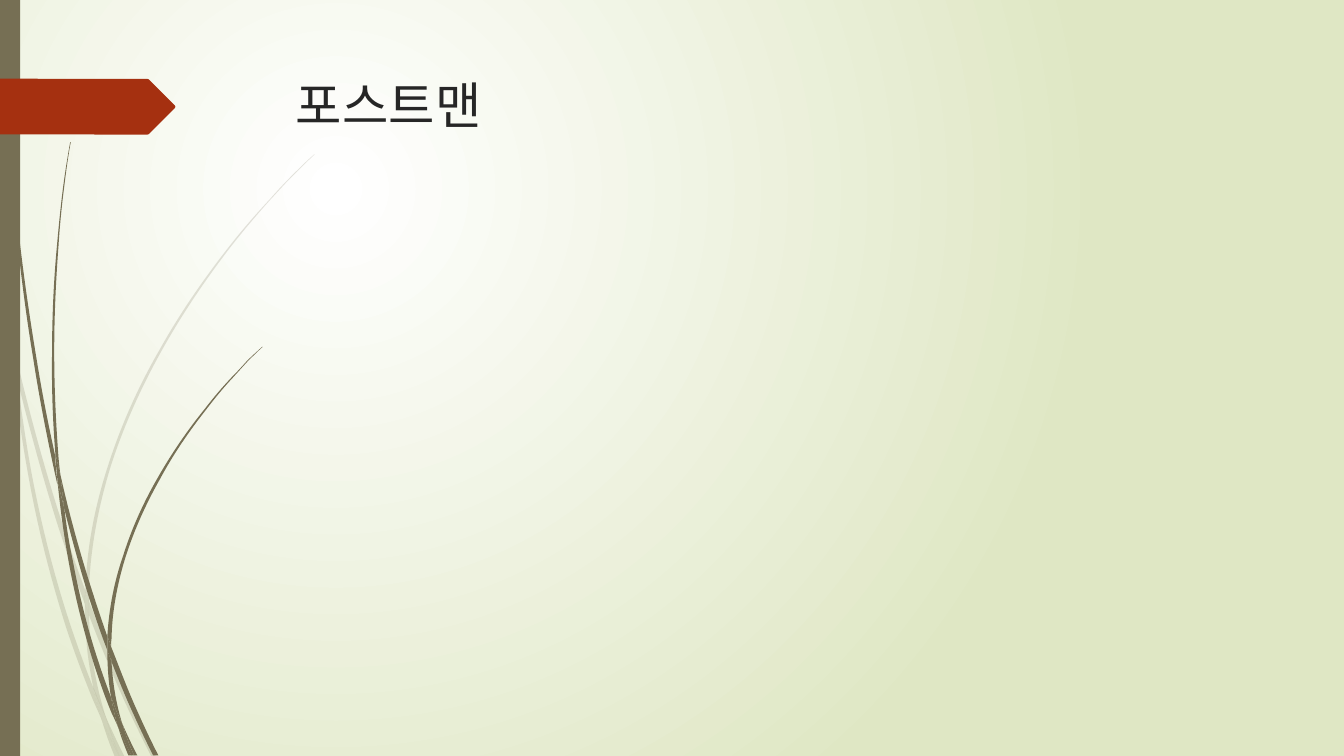
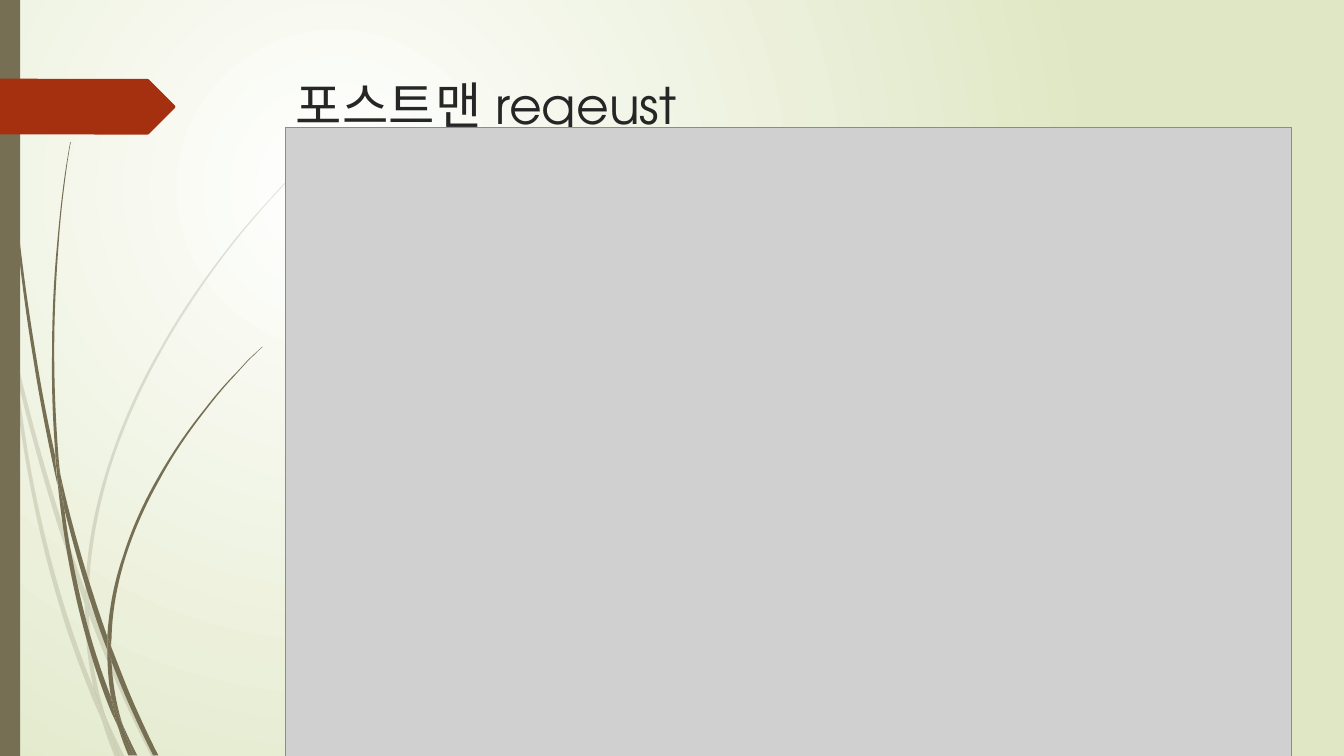
Before and after one commit to chanwoo-lee-cw/TIL, a slide deck: slide 4 of et/프레젠테이션1 [자동 저장됨].pptx. Drawn at 1344x756 pixels with LibreOffice and Linux fonts; fonts in the diff are those of the drawing; grey boxes stand for pictures. Boxes give left, top, right and bottom in pixels: in the first picture for what was removed or moved away, otherwise in the second. Text is boxed around its words. In the diff, an @@ line names an element or a change of style, - is before the commit and + after.

```diff
--- a/et/프레젠테이션1 [자동 저장됨].pptx
+++ b/et/프레젠테이션1 [자동 저장됨].pptx
@@ title at box(296, 82, 677, 137): text changed @@
-포스트맨
+포스트맨 reqeust
@@ picture added at box(286, 128, 1293, 756) @@
```
Also in this commit, not shown: 5 slides added.
